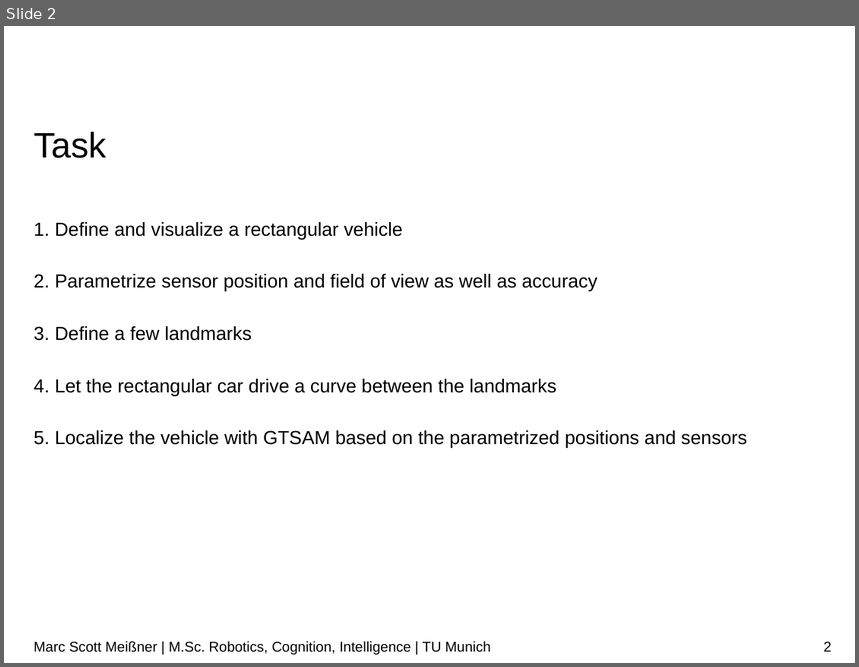
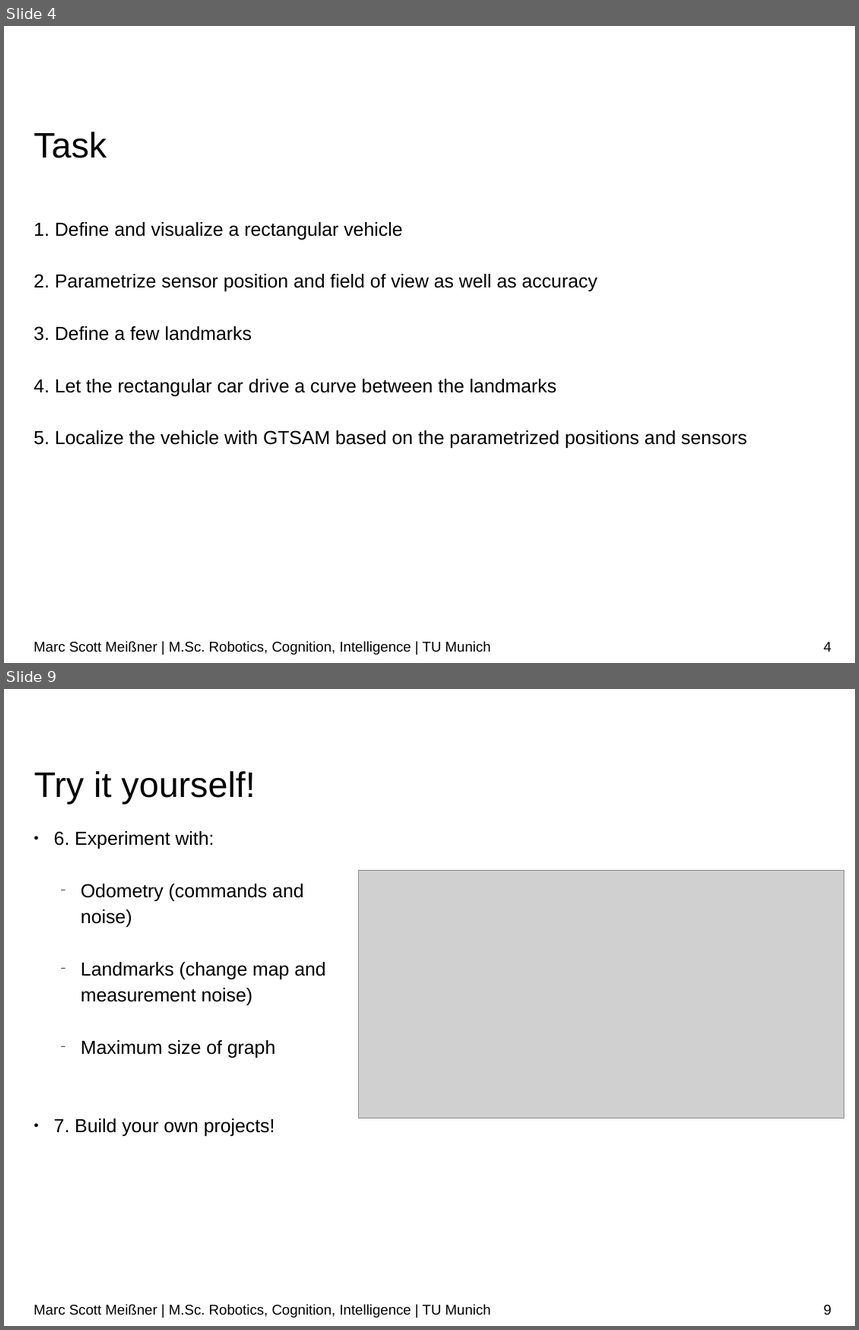
Before and after one commit to linuxcumt/car_project, a slide deck: wiki/Localization_GTSAM.odp. Shown one above the other, each under a label of ours: slide 2 before the commit, slides 4 and 9 after it; the slides between them are not shown. The pictures are 859x667 and 859x1330 pixels, drawn with LibreOffice and Linux fonts; fonts in the diff are those of the drawing; grey boxes stand for pictures; background and template pictures are left out. Boxes give left, top, right and bottom in pixels: in the first picture for what was removed or moved away, otherwise in the second. Text is boxed around its words. In the diff, an @@ line names an element or a change of style, - is before the commit and + after.

```diff
--- a/wiki/Localization_GTSAM.odp
+++ b/wiki/Localization_GTSAM.odp
@@ slide 9 added at (x1=4, y1=689, x2=855, y2=1326), background #FFFFFF @@
@@ title added at (x1=34, y1=771, x2=255, y2=804), 30 pt, text #000000 @@
+Try it yourself!
@@ text added at (x1=54, y1=831, x2=325, y2=1136), 16 pt, text #000000 @@
+● 6. Experiment with:
+  − Odometry (commands and noise)
+  − Landmarks (change map and measurement noise)
+  − Maximum size of graph
+● 7. Build your own projects!
@@ picture added at (x1=358, y1=871, x2=844, y2=1118) @@
@@ text added at (x1=34, y1=1304, x2=491, y2=1318), 12 pt, text #000000 @@
+Marc Scott Meißner | M.Sc. Robotics, Cognition, Intelligence | TU Munich
@@ page number added at (x1=824, y1=1305, x2=832, y2=1314), 12 pt, text #000000 @@
+9
@@ what was slide 2 is now slide 4 @@
@@ page number at (x1=824, y1=642, x2=832, y2=651): text changed @@
-2
+4
```
Also in this commit, not shown: 6 slides changed, 17 slides removed.
